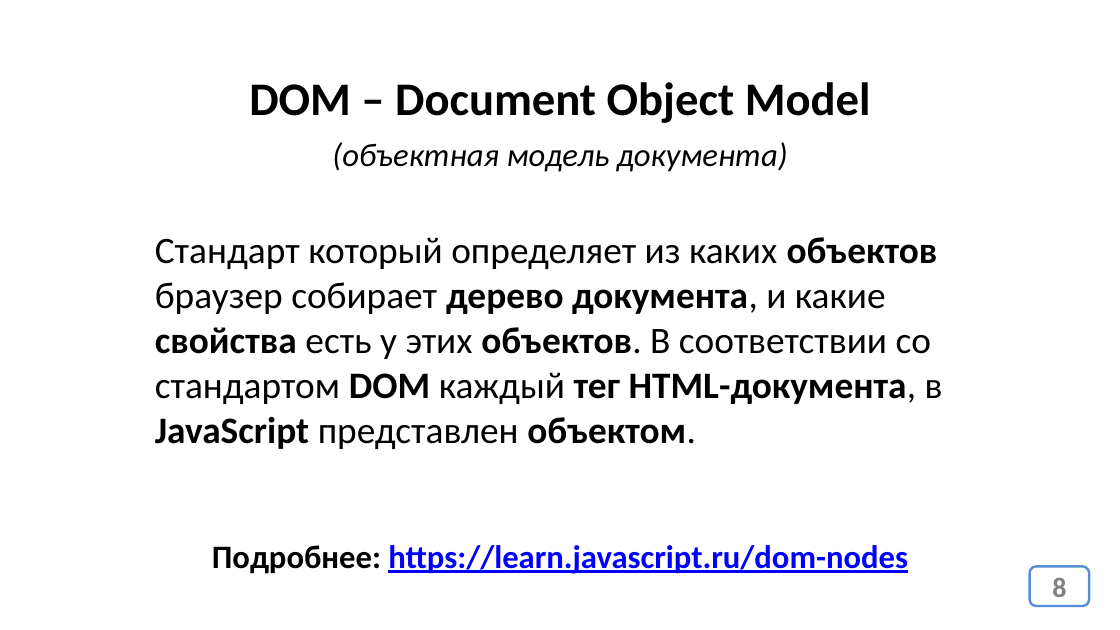
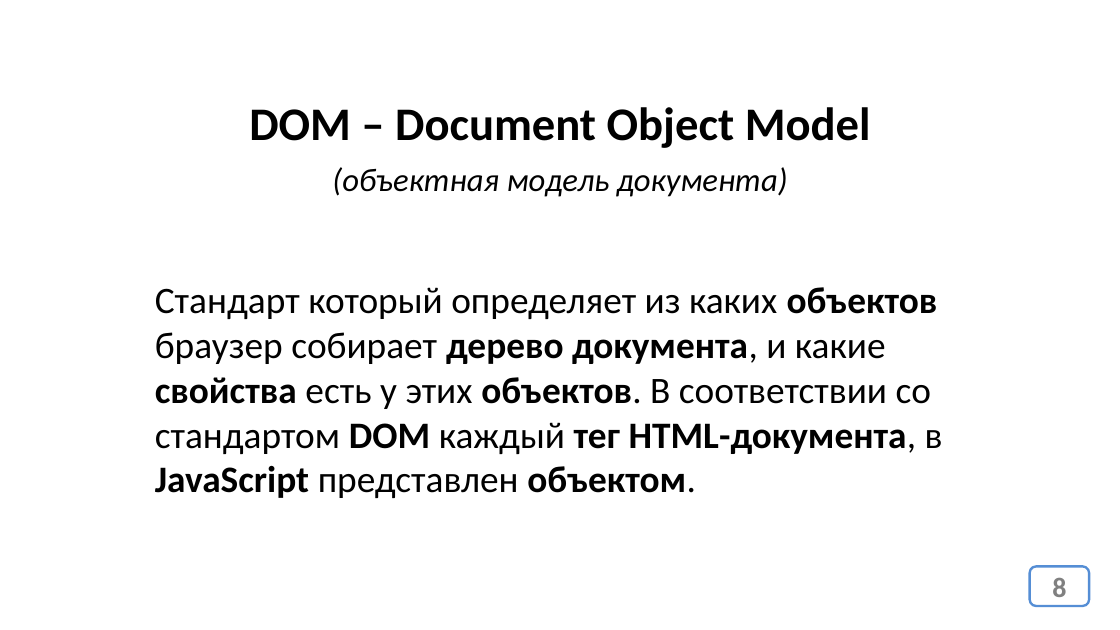
Before and after one commit to web51-ortdnipro/lesson23, a slide deck: slide 8 of lesson23.pptx. Drawn at 1120x630 pixels with LibreOffice and Linux fonts; fonts in the diff are those of the drawing. Boxes give left, top, right and bottom in pixels: in the first picture for what was removed or moved away, otherwise in the second. Text is boxed around its words. In the diff, an @@ line names an element or a change of style, - is before the commit and + after.

```diff
--- a/lesson23.pptx
+++ b/lesson23.pptx
@@ text "DOM – Document Object Model": place and size @@
-text "DOM – Document Object Model" at (249,82,871,123)
+text "DOM – Document Object Model" at (249,107,871,148)
@@ text "(объектная модель документа)": place and size @@
-text "(объектная модель документа)" at (332,142,788,172)
+text "(объектная модель документа)" at (332,167,788,197)
@@ text "Стандарт который определяет из каких ...": place and size @@
-text "Стандарт который определяет из каких ..." at (155,237,943,449)
+text "Стандарт который определяет из каких ..." at (155,287,943,498)
@@ text removed at (212,545,908,574) @@
-Подробнее: https://learn.javascript.ru/dom-nodes
```
Also in this commit, not shown: 1 other file.
